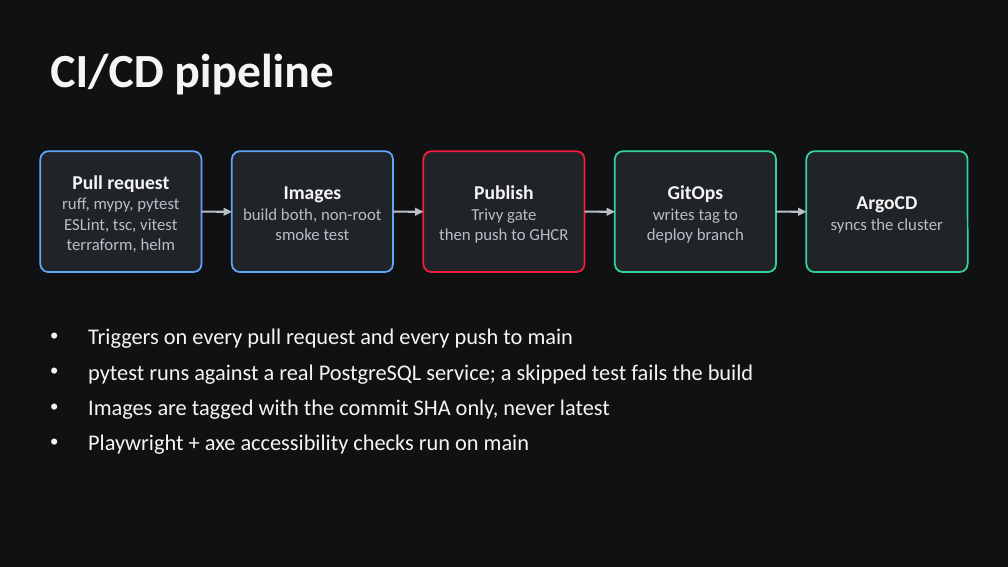
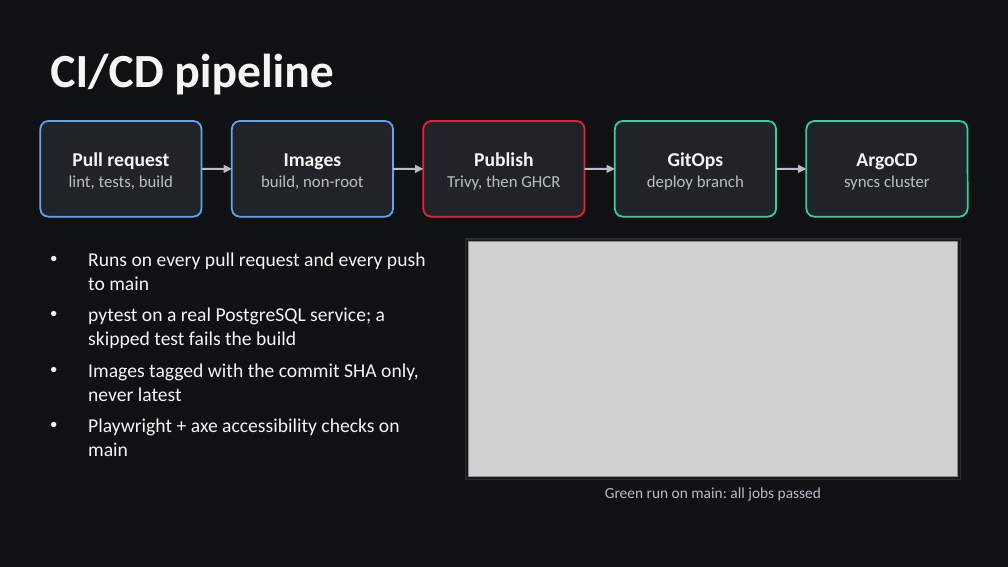
Before and after one commit to Avishkar74/StudAura, a slide deck: slide 5 of demo/StudAura-presentation.pptx. Drawn at 1008x567 pixels with LibreOffice and Linux fonts; fonts in the diff are those of the drawing; grey boxes stand for pictures. Boxes give left, top, right and bottom in pixels: in the first picture for what was removed or moved away, otherwise in the second. Text is boxed around its words. In the diff, an @@ line names an element or a change of style, - is before the commit and + after.

Commit message:
docs: grid evidence in the README, submission guide, deck with screenshots (#44)
All screenshots, clickable grids in the README, a module-by-module submission guide and a 14-slide deck that uses the screenshots; resource counts corrected to 35.

```diff
--- a/demo/StudAura-presentation.pptx
+++ b/demo/StudAura-presentation.pptx
@@ rounded rectangle: place and size @@
-rounded rectangle at bbox=[40, 151, 202, 272]
+rounded rectangle at bbox=[40, 121, 202, 217]
@@ text "Pull request": place and size @@
-text "Pull request" at bbox=[62, 175, 179, 252]
+text "Pull request" at bbox=[69, 152, 173, 189]
@@ text "Images": place and size @@
-text "Images" at bbox=[243, 186, 381, 240]
+text "Images" at bbox=[261, 153, 364, 189]
@@ rounded rectangle: place and size @@
-rounded rectangle at bbox=[232, 151, 393, 272]
+rounded rectangle at bbox=[232, 121, 393, 217]
@@ text "Publish": place and size @@
-text "Publish" at bbox=[439, 185, 568, 243]
+text "Publish" at bbox=[447, 152, 560, 190]
@@ rounded rectangle: place and size @@
-rounded rectangle at bbox=[423, 151, 585, 272]
+rounded rectangle at bbox=[423, 121, 585, 217]
@@ rounded rectangle: place and size @@
-rounded rectangle at bbox=[615, 151, 776, 272]
+rounded rectangle at bbox=[615, 121, 776, 217]
@@ text "GitOps": place and size @@
-text "GitOps" at bbox=[647, 185, 744, 243]
+text "GitOps" at bbox=[647, 152, 744, 190]
@@ text "ArgoCD": place and size @@
-text "ArgoCD" at bbox=[831, 196, 943, 233]
+text "ArgoCD" at bbox=[844, 153, 930, 190]
@@ proportions changed in 5 elements at bbox=[40, 121, 202, 217], bbox=[232, 121, 393, 217], bbox=[423, 121, 585, 217], bbox=[615, 121, 776, 217], bbox=[806, 121, 968, 217] @@
@@ rounded rectangle: place and size @@
-rounded rectangle at bbox=[806, 151, 968, 272]
+rounded rectangle at bbox=[806, 121, 968, 217]
@@ text at bbox=[69, 175, 173, 189]: text changed @@
-ruff, mypy, pytest
-ESLint, tsc, vitest
-terraform, helm
+lint, tests, build
@@ text at bbox=[261, 175, 364, 189]: text changed @@
-build both, non-root
-smoke test
+build, non-root
@@ text at bbox=[447, 175, 560, 190]: text changed @@
-Trivy gate
-then push to GHCR
+Trivy, then GHCR
@@ 4 arrows: place and size @@
-4 arrows at bbox=[202, 212, 806, 212]
+4 arrows at bbox=[202, 169, 806, 169]
@@ text at bbox=[844, 175, 930, 190]: text changed @@
-syncs the cluster
+syncs cluster
@@ text at bbox=[653, 208, 738, 223]: paragraph removed @@
-writes tag to
@@ rectangle added at bbox=[466, 239, 961, 480], fill #17191C, outline #292D32 1 pt @@
@@ text at bbox=[88, 252, 426, 456]: text changed; size 16 to 14 pt @@
-• Triggers on every pull request and every push to main
-• pytest runs against a real PostgreSQL service; a skipped test fails the build
-• Images are tagged with the commit SHA only, never latest
-• Playwright + axe accessibility checks run on main
+• Runs on every pull request and every push to main
+• pytest on a real PostgreSQL service; a skipped test fails the build
+• Images tagged with the commit SHA only, never latest
+• Playwright + axe accessibility checks on main
@@ picture added at bbox=[469, 242, 958, 477] @@
@@ text added at bbox=[605, 487, 821, 501], 11 pt, text #B8BEC7 @@
+Green run on main: all jobs passed
```
Also in this commit, not shown: 7 other slides changed, 4 slides added, 2 slides removed, 29 other files.
